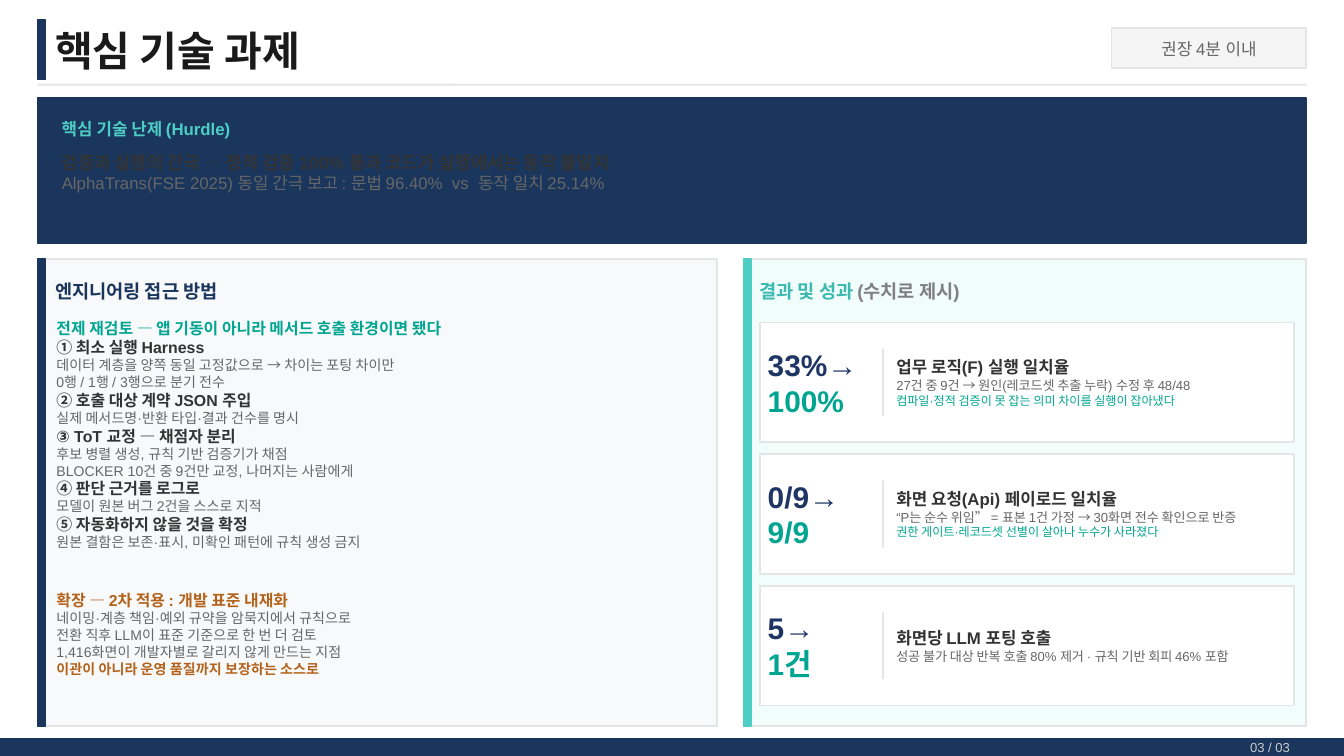
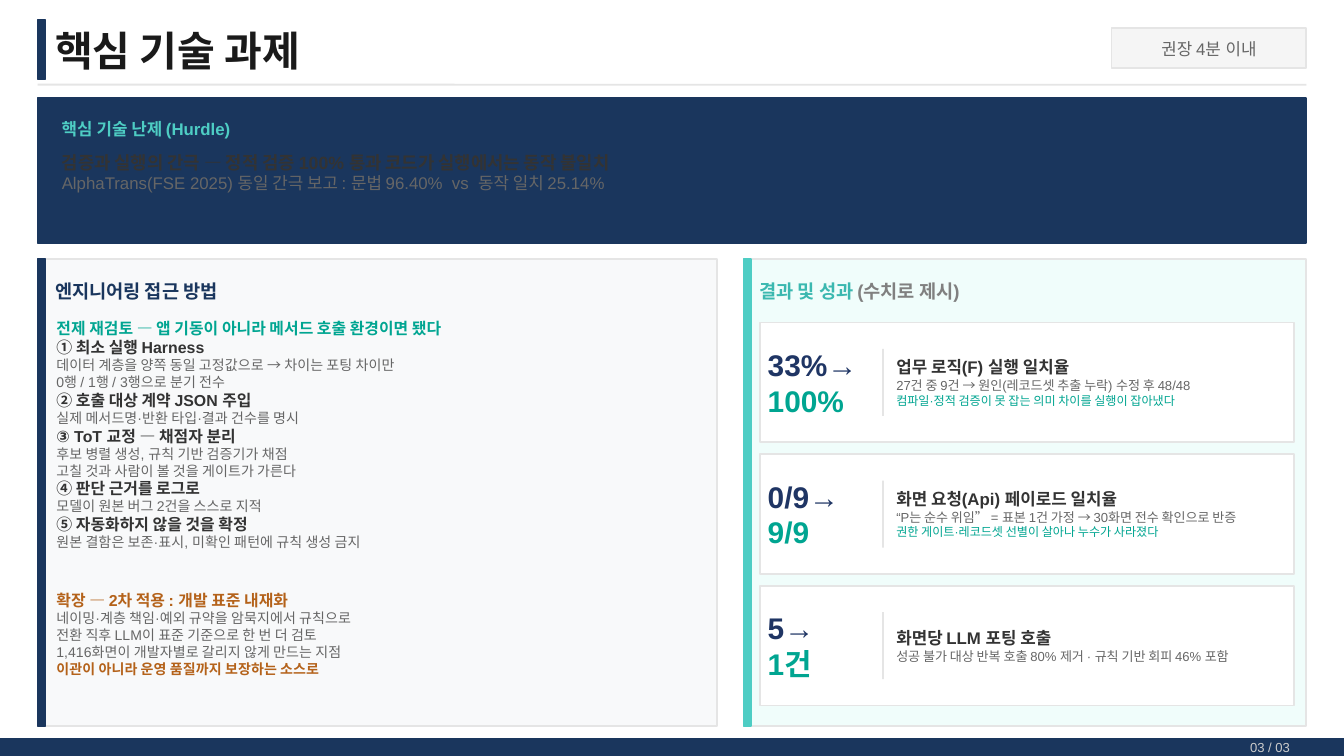
Before and after one commit to jesoomin/TransGscm, a slide deck: slide 4 of docs/weekly/assets/최종발표장표.pptx. Drawn at 1344x756 pixels with LibreOffice and Linux fonts; fonts in the diff are those of the drawing. Boxes give left, top, right and bottom in pixels: in the first picture for what was removed or moved away, otherwise in the second. Text is boxed around its words. In the diff, an @@ line names an element or a change of style, - is before the commit and + after.

```diff
--- a/docs/weekly/assets/최종발표장표.pptx
+++ b/docs/weekly/assets/최종발표장표.pptx
@@ text at <box>56,464,296,477</box>: text changed @@
-BLOCKER 10건 중 9건만 교정, 나머지는 사람에게
+고칠 것과 사람이 볼 것을 게이트가 가른다
```
Also in this commit, not shown: 18 other files.
